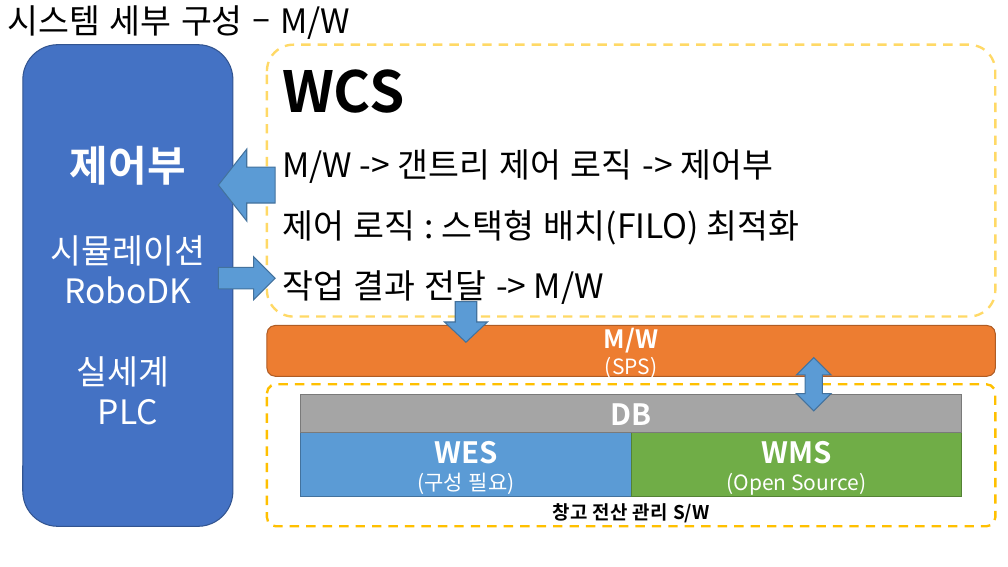
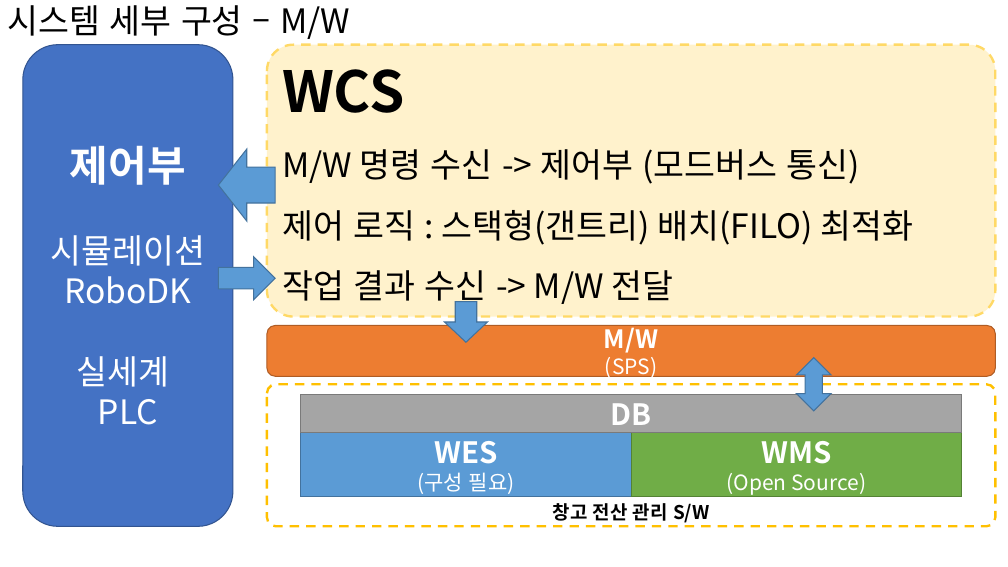
Before and after one commit to SpRobotTeam/DT_Gantry_Robot_WareHouse, a slide deck: slide 6 of doc/시스템 개념.pptx (slide 7 before the commit). Drawn at 1008x567 pixels with LibreOffice and Linux fonts; fonts in the diff are those of the drawing. Boxes give left, top, right and bottom in pixels: in the first picture for what was removed or moved away, otherwise in the second. Text is boxed around its words. In the diff, an @@ line names an element or a change of style, - is before the commit and + after.

```diff
--- a/doc/시스템 개념.pptx
+++ b/doc/시스템 개념.pptx
@@ rounded rectangle "WCS" at (267, 45, 996, 317): fill none to #FFF2CC @@
@@ text in rounded rectangle at (282, 149, 913, 308): text changed @@
-M/W -> 갠트리 제어 로직 -> 제어부
-제어 로직 : 스택형 배치(FILO) 최적화
-작업 결과 전달 -> M/W
+M/W 명령 수신 -> 제어부 (모드버스 통신)
+제어 로직 : 스택형(갠트리) 배치(FILO) 최적화
+작업 결과 수신 -> M/W 전달
```
Also in this commit, not shown: 4 other slides changed, 4 slides added, 1 slide removed, 6 other files.
